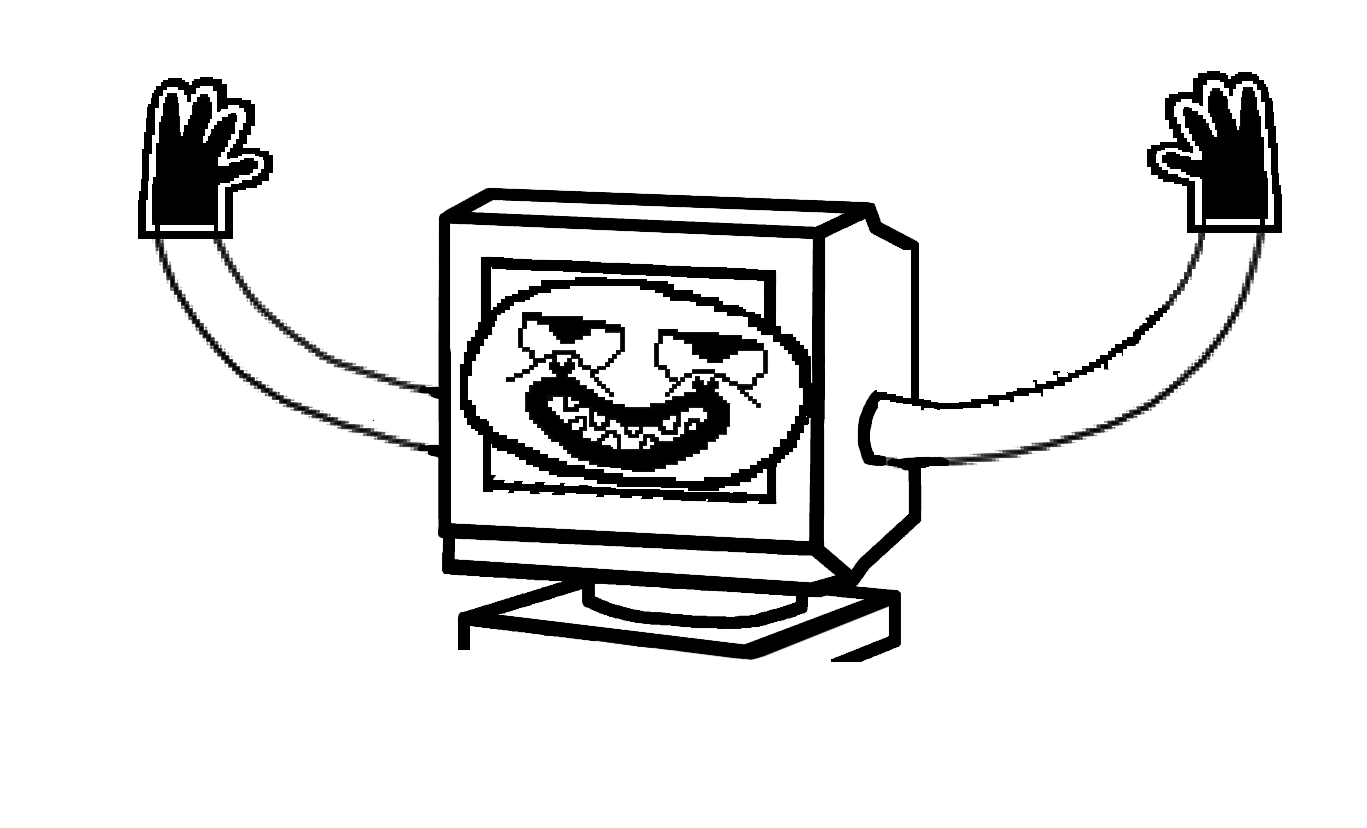
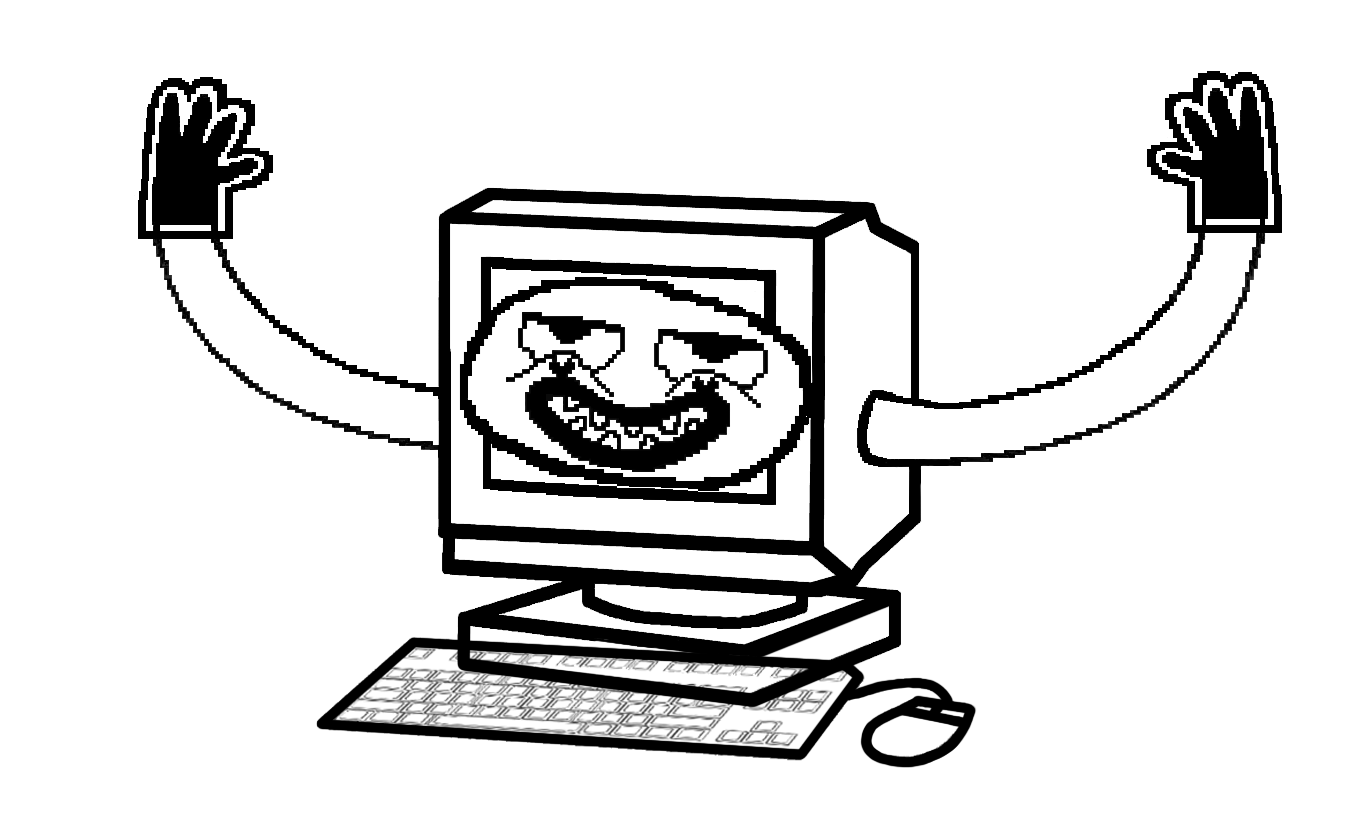
Comparing the layer stacks of the two 1367 × 828 images. Changes:
removed layer "Layer 8" over [151, 221, 1265, 768]
added layer "Layer 10" above "Layer 9" over [316, 611, 977, 768]
added layer "Layer 9" above "Layer 4" over [151, 221, 1265, 768]
